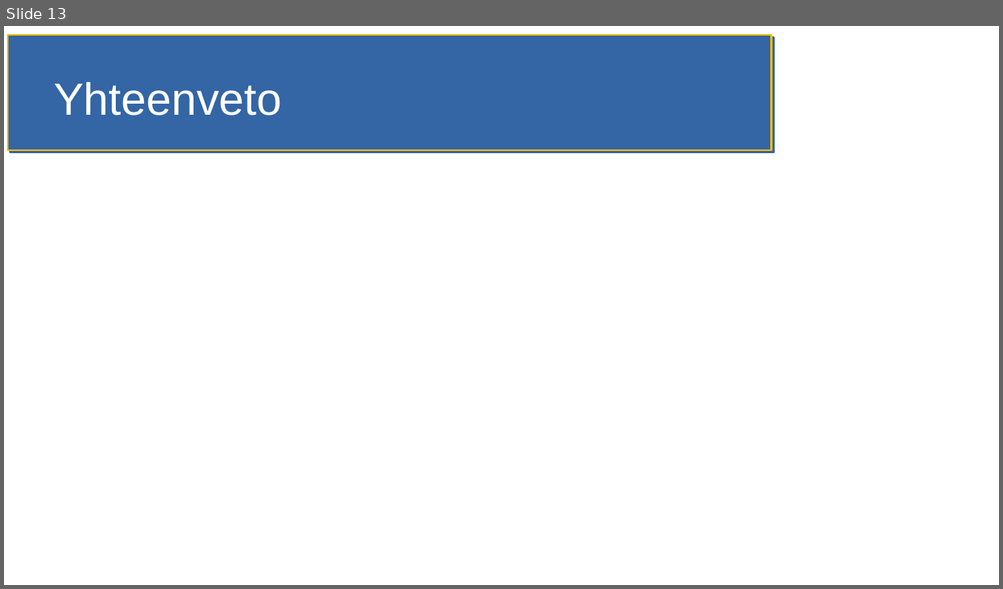
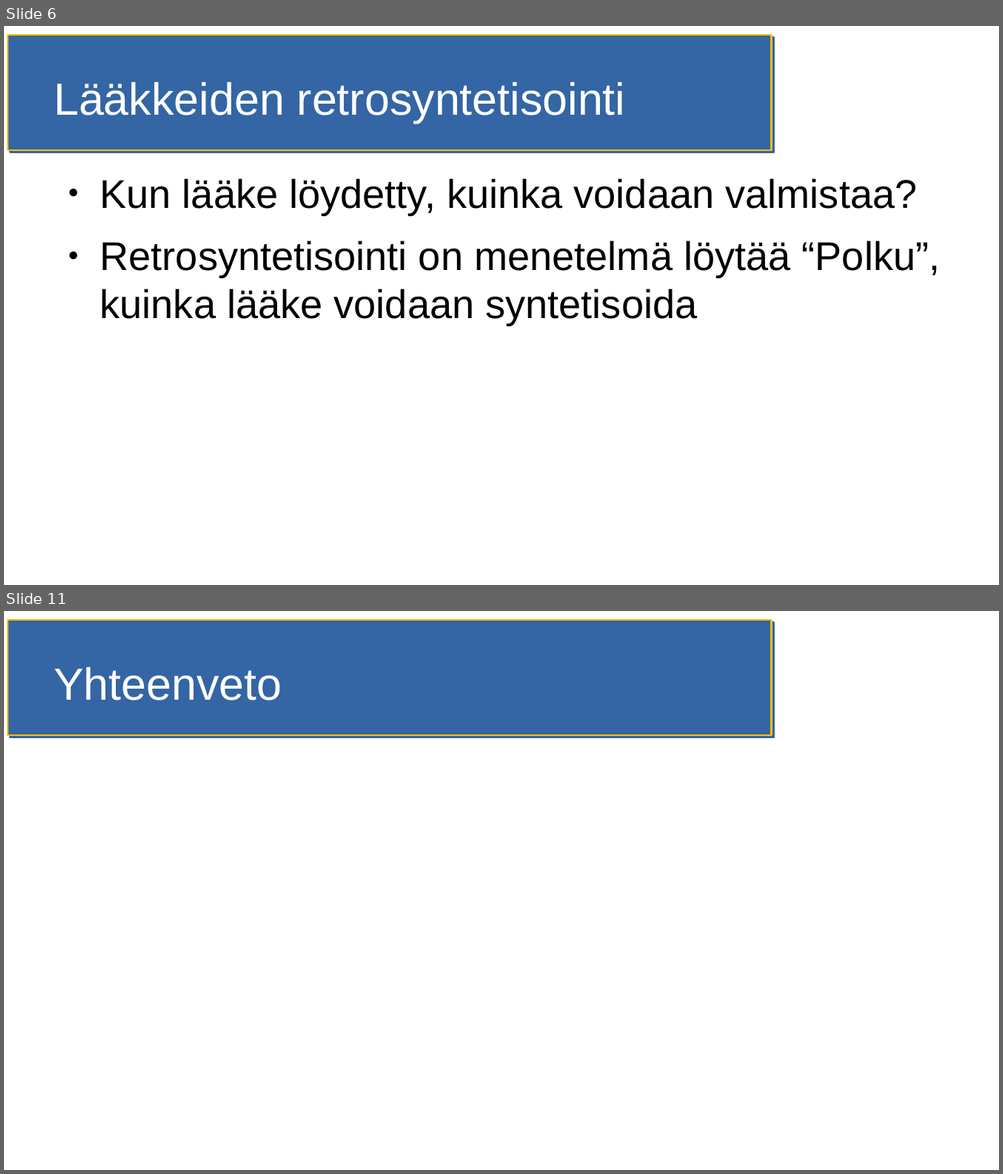
Before and after one commit to HegePI/kanditutkielma, a slide deck: esitelmä.odp. Shown one above the other, each under a label of ours: slide 13 before the commit, slides 6 and 11 after it; the slides between them are not shown. The pictures are 1003x589 and 1003x1174 pixels, drawn with LibreOffice and Linux fonts; fonts in the diff are those of the drawing. Boxes give left, top, right and bottom in pixels: in the first picture for what was removed or moved away, otherwise in the second. Text is boxed around its words. In the diff, an @@ line names an element or a change of style, - is before the commit and + after.

```diff
--- a/esitelmä.odp
+++ b/esitelmä.odp
@@ slide 6 added at bbox=[4, 26, 999, 585], background #FFFFFF; not listed: 1 template element that a slide beside it also shows @@
@@ title added at bbox=[54, 82, 626, 123], 36 pt, text #FFFFFF @@
+Lääkkeiden retrosyntetisointi
@@ text added at bbox=[100, 178, 940, 326], 32 pt, text #000000 @@
+● Kun lääke löydetty, kuinka voidaan valmistaa?
+● Retrosyntetisointi on menetelmä löytää “Polku”, kuinka lääke voidaan syntetisoida
@@ what was slide 13 is now slide 11 @@
```
Also in this commit, not shown: 3 slides changed, 6 other slides added, 9 slides removed, 5 other files.
